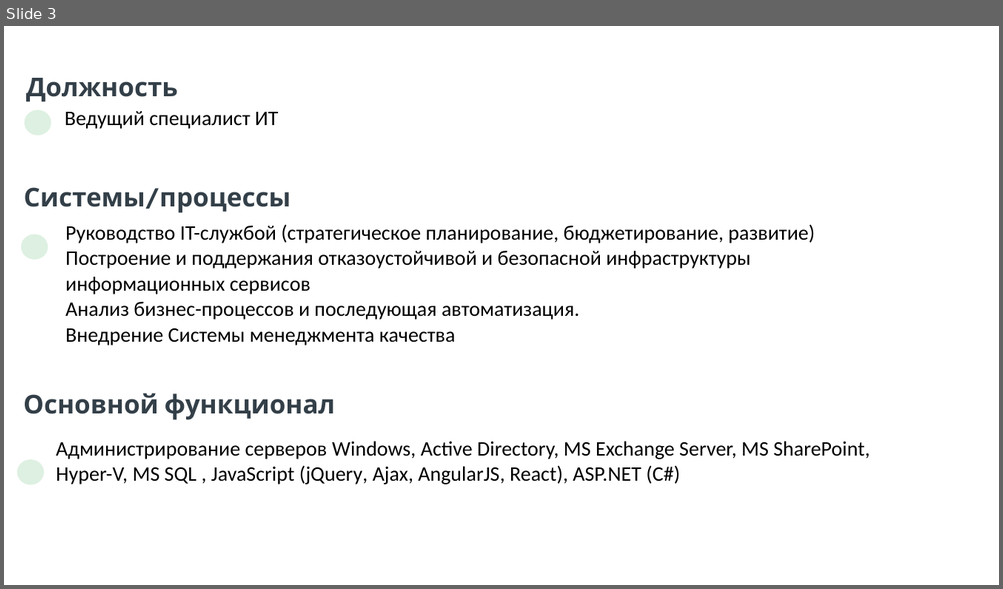
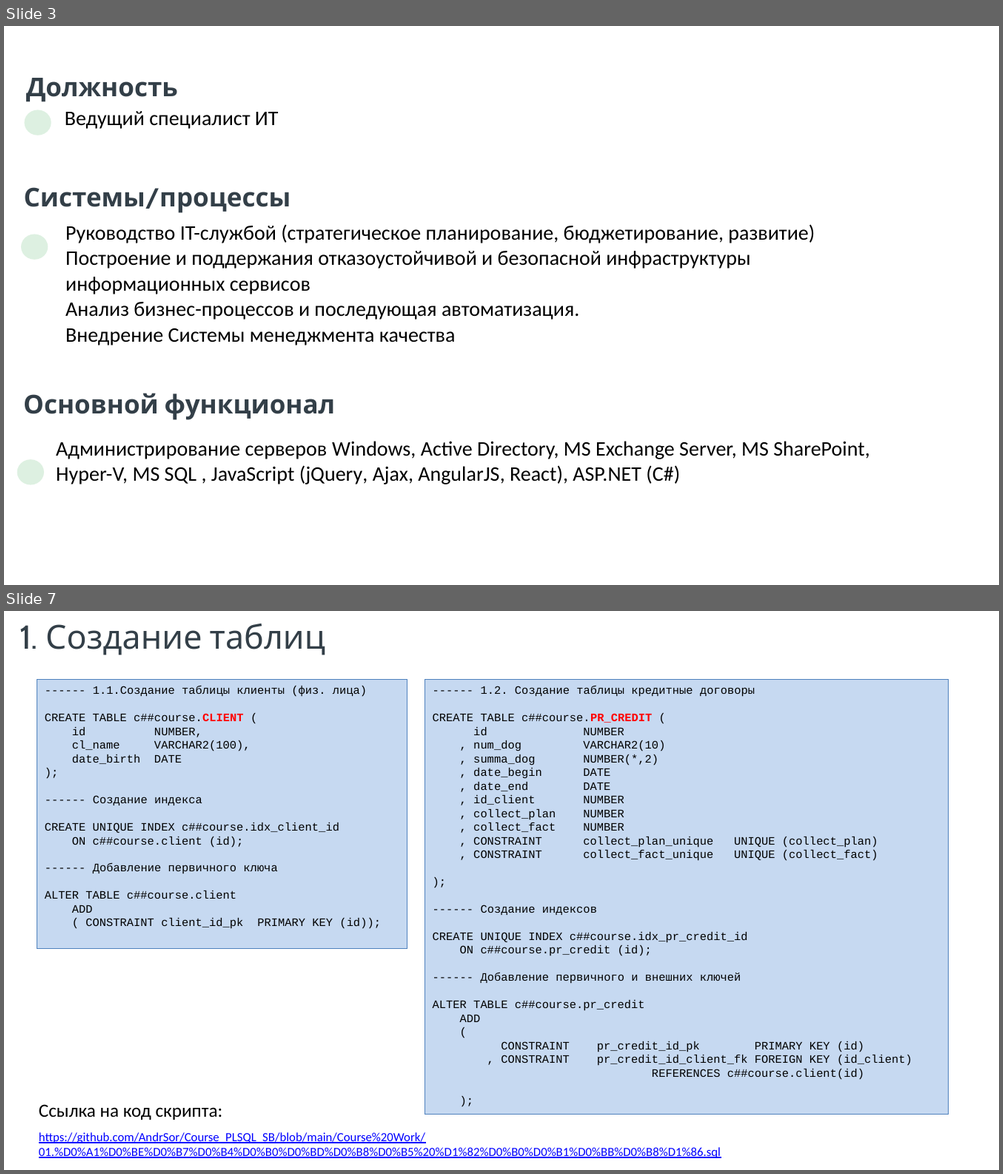
Before and after one commit to AndrSor/Course_PLSQL_SB, a slide deck: Course Work/_Презентация Курсовой работы.pptx. Shown one above the other, each under a label of ours: slide 3 before the commit, slides 3 and 7 after it; the slides between them are not shown. The pictures are 1003x589 and 1003x1174 pixels, drawn with LibreOffice and Linux fonts; fonts in the diff are those of the drawing; background and template pictures are left out. Boxes give left, top, right and bottom in pixels: in the first picture for what was removed or moved away, otherwise in the second. Text is boxed around its words. In the diff, an @@ line names an element or a change of style, - is before the commit and + after.

```diff
--- a/Course Work/_Презентация Курсовой работы.pptx
+++ b/Course Work/_Презентация Курсовой работы.pptx
@@ slide 7 added at (4,611,999,1170), background #FFFFFF; not listed: 1 template element that a slide beside it also shows @@
@@ text added at (20,624,325,655), 32 pt, text #333F48 @@
+1. Создание таблиц
@@ rectangle added at (37,680,407,950), fill #C6D9F1, outline #4F81BD 0.75 pt, 11 pt, text #000000 @@
+------ 1.1.Создание таблицы клиенты (физ. лица)
+CREATE TABLE c##course.CLIENT (
+id NUMBER,
+cl_name VARCHAR2(100),
+date_birth DATE
+);
+------ Создание индекса
+CREATE UNIQUE INDEX c##course.idx_client_id
+ON c##course.client (id);
+------ Добавление первичного ключа
+ALTER TABLE c##course.client
+ADD
+( CONSTRAINT client_id_pk PRIMARY KEY (id));
@@ rectangle added at (425,680,948,1116), fill #C6D9F1, outline #4F81BD 0.75 pt, 11 pt, text #000000 @@
+------ 1.2. Создание таблицы кредитные договоры
+CREATE TABLE c##course.PR_CREDIT (
+id NUMBER
+, num_dog VARCHAR2(10)
+, summa_dog NUMBER(*,2)
+, date_begin DATE
+, date_end DATE
+, id_client NUMBER
+, collect_plan NUMBER
+, collect_fact NUMBER
+, CONSTRAINT collect_plan_unique UNIQUE (collect_plan)
+, CONSTRAINT collect_fact_unique UNIQUE (collect_fact)
+);
+------ Создание индексов
+CREATE UNIQUE INDEX c##course.idx_pr_credit_id
+ON c##course.pr_credit (id);
+------ Добавление первичного и внешних ключей
+ALTER TABLE c##course.pr_credit
+ADD
+(
+CONSTRAINT pr_credit_id_pk PRIMARY KEY (id)
+, CONSTRAINT pr_credit_id_client_fk FOREIGN KEY (id_client)
+REFERENCES c##course.client(id)
+);
@@ text added at (39,1105,223,1120), 18 pt, text #000000 @@
+Ссылка на код скрипта:
@@ text added at (39,1133,720,1159), 12 pt, text #0000FF, underline @@
+https://github.com/AndrSor/Course_PLSQL_SB/blob/main/Course%20Work/01.%D0%A1%D0%BE%D0%B7%D0%B4%D0%B0%D0%BD%D0%B8%D0%B5%20%D1%82%D0%B0%D0%B1%D0%BB%D0%B8%D1%86.sql
```
Also in this commit, not shown: 1 slide changed, 5 other slides added, 1 slide removed, 2 other files.
